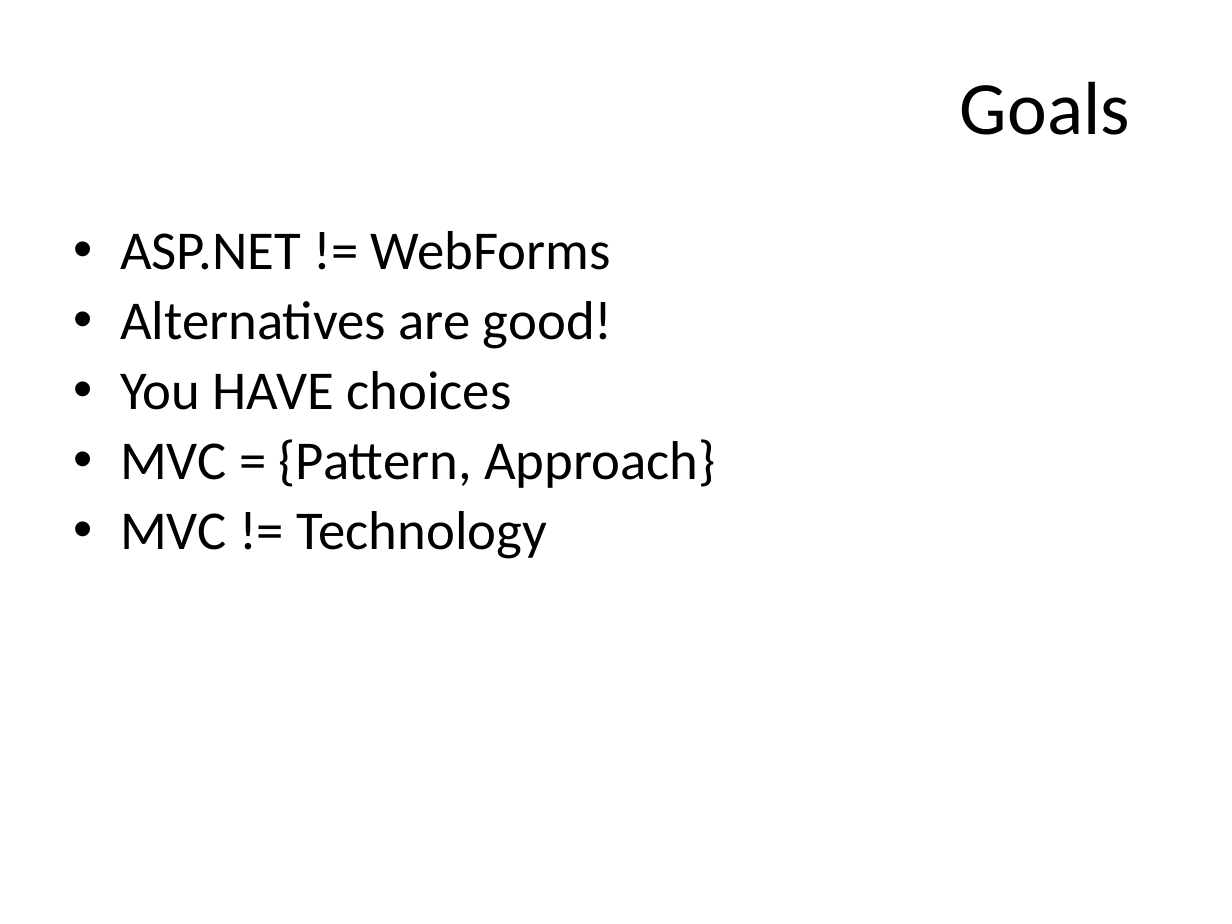
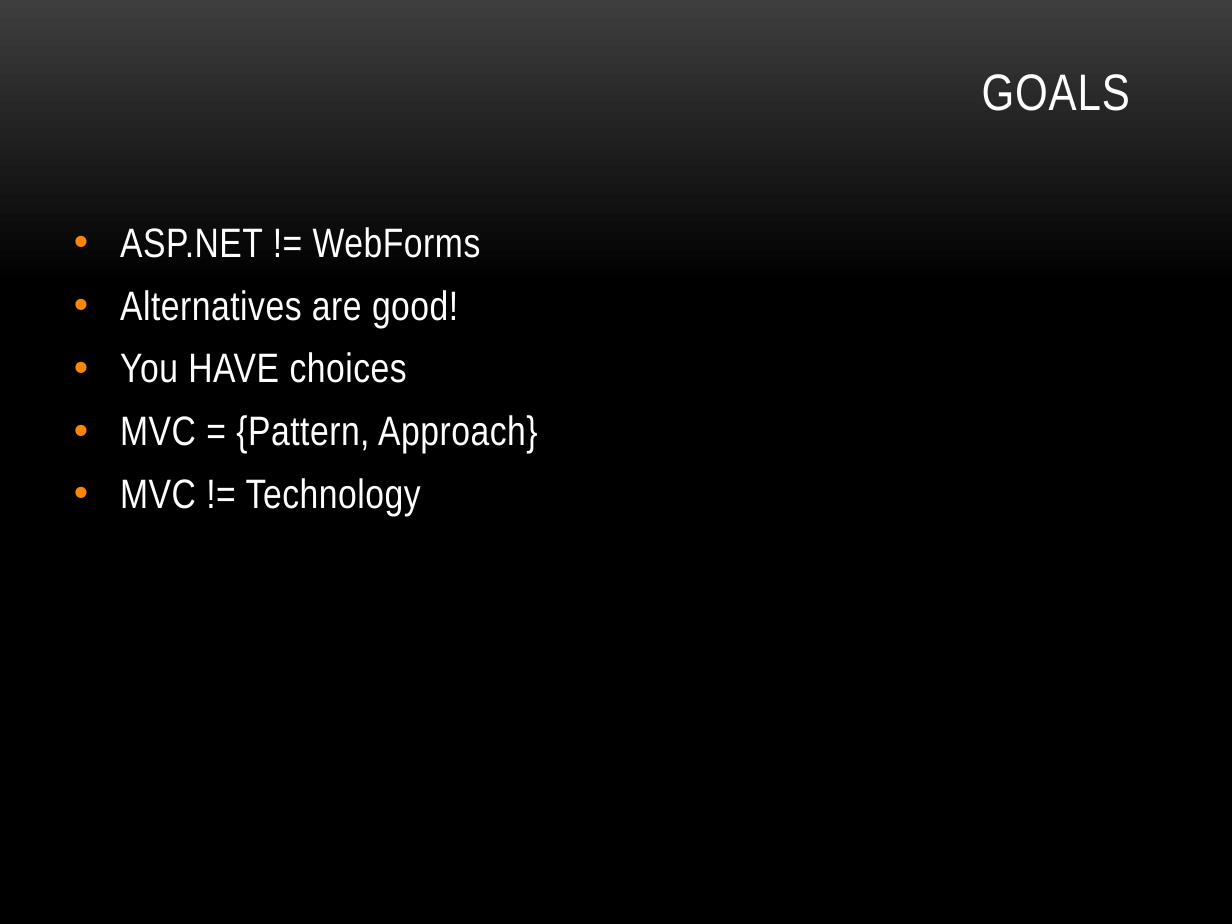
Before and after one commit to lozanotek/zenofmvc, a slide deck: slide 4 of slides/aspnet_mvc_zen.pptx (slide 3 before the commit). Drawn at 1232x924 pixels with LibreOffice and Linux fonts; fonts in the diff are those of the drawing; background and template pictures are left out. Boxes give left, top, right and bottom in pixels: in the first picture for what was removed or moved away, otherwise in the second. Text is boxed around its words. In the diff, an @@ line names an element or a change of style, - is before the commit and + after.

```diff
--- a/slides/aspnet_mvc_zen.pptx
+++ b/slides/aspnet_mvc_zen.pptx
@@ background #FFFFFF to picture (left out) @@
@@ title at box(982, 74, 1130, 111): text changed; size 44 to 30 pt; font Calibri to Arial Narrow; text colour #000000 to #FFFFFF @@
-Goals
+GOALS
@@ text "ASP.NET != WebForms" at box(120, 227, 537, 516): size 32 to 24 pt, font Calibri to Arial Narrow, text colour #000000 to #FFFFFF, letter spacing 0 to 0.3 pt; more space between paragraphs @@
```
Also in this commit, not shown: 23 other slides changed, 4 slides added, 6 slides removed, 36 other files.
